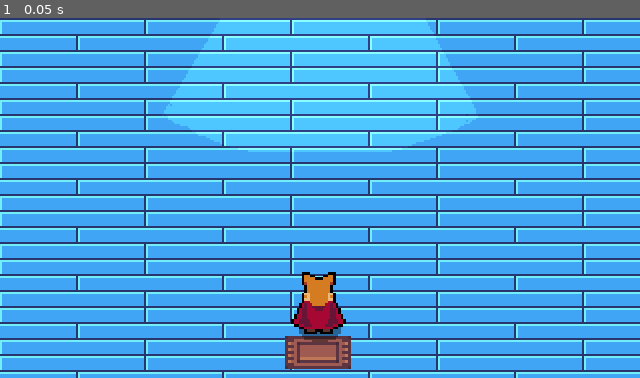
Above: before the commit, frame 1.
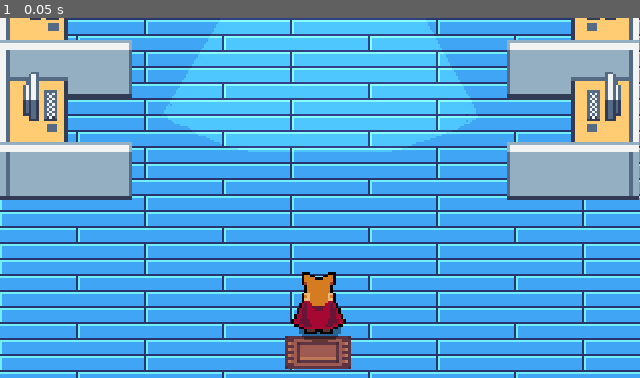
Above: after the commit, the same moment.

Repository: Jonak-Adipta-Kalita/JAK-Ultimate-Adventure-Game
Game: Godot game, scene res://Buildings/Interriors/LabInterrior/GroundFloor.tscn
Same seed, same stepped clock (60 frames per second), same inputs: the game is played once before the commit and once after it. This scene is started directly instead of the project's main scene. Sound files missing from this copy of the repository are replaced by a short silence.
Inputs:
- Up to frame 1 (0.05 s): no input

The runs differ from the first frame. In frame 1, 17% of the frame differs, in the area x 0-100%, y 0-51%.

Commit message:
added computers in lab

Diff:
--- a/Buildings/Interriors/LabInterrior/GroundFloor.tscn
+++ b/Buildings/Interriors/LabInterrior/GroundFloor.tscn
@@ -7,6 +7,8 @@
 [ext_resource path="res://Buildings/Interriors/Objects/Window.tscn" type="PackedScene" id=5]
 [ext_resource path="res://Buildings/Interriors/Objects/Carpet.tscn" type="PackedScene" id=6]
 [ext_resource path="res://Buildings/Interriors/Objects/Clock.tscn" type="PackedScene" id=7]
+[ext_resource path="res://Buildings/Interriors/Objects/LabTable.tscn" type="PackedScene" id=8]
+[ext_resource path="res://Buildings/Interriors/Objects/Computer.tscn" type="PackedScene" id=9]
 
 [sub_resource type="RectangleShape2D" id=1]
 extents = Vector2( 152, 33.8148 )
@@ -63,13 +65,49 @@
 margin_bottom = -18.5536
 color = Color( 0, 0, 0, 1 )
 
+[node name="Player" parent="YSort" index="0"]
+position = Vector2( 160, 152 )
+scale = Vector2( 1.3, 1.3 )
+
 [node name="RemoteTransform2D" type="RemoteTransform2D" parent="YSort/Player" index="8"]
 remote_path = NodePath("../../../Background/Camera")
 
-[node name="Window" parent="YSort" index="2" instance=ExtResource( 5 )]
+[node name="Window" parent="YSort" index="1" instance=ExtResource( 5 )]
 position = Vector2( 160, -62.1486 )
 
-[node name="Clock" parent="YSort" index="3" instance=ExtResource( 7 )]
+[node name="Clock" parent="YSort" index="2" instance=ExtResource( 7 )]
 position = Vector2( 55.6218, -62.1486 )
 
+[node name="LabTable" parent="YSort" index="4" instance=ExtResource( 8 )]
+position = Vector2( 286.526, 0 )
+
+[node name="Computer" parent="YSort/LabTable" index="2" instance=ExtResource( 9 )]
+position = Vector2( 9.04808, -5.63101 )
+scale = Vector2( 0.764706, 0.764706 )
+
+[node name="LabTable2" parent="YSort" index="5" instance=ExtResource( 8 )]
+position = Vector2( 286.526, 49.8687 )
+
+[node name="Computer" parent="YSort/LabTable2" index="2" instance=ExtResource( 9 )]
+position = Vector2( 9.04808, -5.32343 )
+scale = Vector2( 0.764706, 0.764706 )
+
+[node name="LabTable3" parent="YSort" index="6" instance=ExtResource( 8 )]
+position = Vector2( 32.9089, 0 )
+rotation = 3.14159
+scale = Vector2( 1.7, -1.7 )
+
+[node name="Computer" parent="YSort/LabTable3" index="2" instance=ExtResource( 9 )]
+position = Vector2( 7.06195, -5.63101 )
+scale = Vector2( 0.765, 0.765 )
+
+[node name="LabTable4" parent="YSort" index="7" instance=ExtResource( 8 )]
+position = Vector2( 32.9089, 49.8687 )
+rotation = 3.14159
+scale = Vector2( 1.7, -1.7 )
+
+[node name="Computer" parent="YSort/LabTable4" index="2" instance=ExtResource( 9 )]
+position = Vector2( 7.48481, -5.32343 )
+scale = Vector2( 0.765, 0.765 )
+
 [editable path="Background/Camera"]
--- /dev/null
+++ b/Buildings/Interriors/Objects/LabTable.tscn
@@ -0,0 +1,12 @@
+[gd_scene load_steps=2 format=2]
+
+[ext_resource path="res://Buildings/Interriors/Objects/LabTable.png" type="Texture" id=1]
+
+[node name="LabTable" type="StaticBody2D"]
+scale = Vector2( 1.7, 1.7 )
+
+[node name="Sprite" type="Sprite" parent="."]
+texture = ExtResource( 1 )
+
+[node name="CollisionPolygon2D" type="CollisionPolygon2D" parent="."]
+polygon = PoolVector2Array( -21.7647, -23.5294, 19.5641, -23.5402, 19.4118, 23.5294, -21.7647, 23.5294, -21.7647, 3.52941, -1.76471, 3.52941, -1.76471, -2.94118, -21.7647, -2.94118 )
Not shown: 1 places in Buildings/Interriors/LabInterrior/GroundFloor.tscn that only renumber resources
Binary file added: Buildings/Interriors/Objects/LabTable.png
Not shown, added: Buildings/Interriors/Objects/LabTable.png.import
